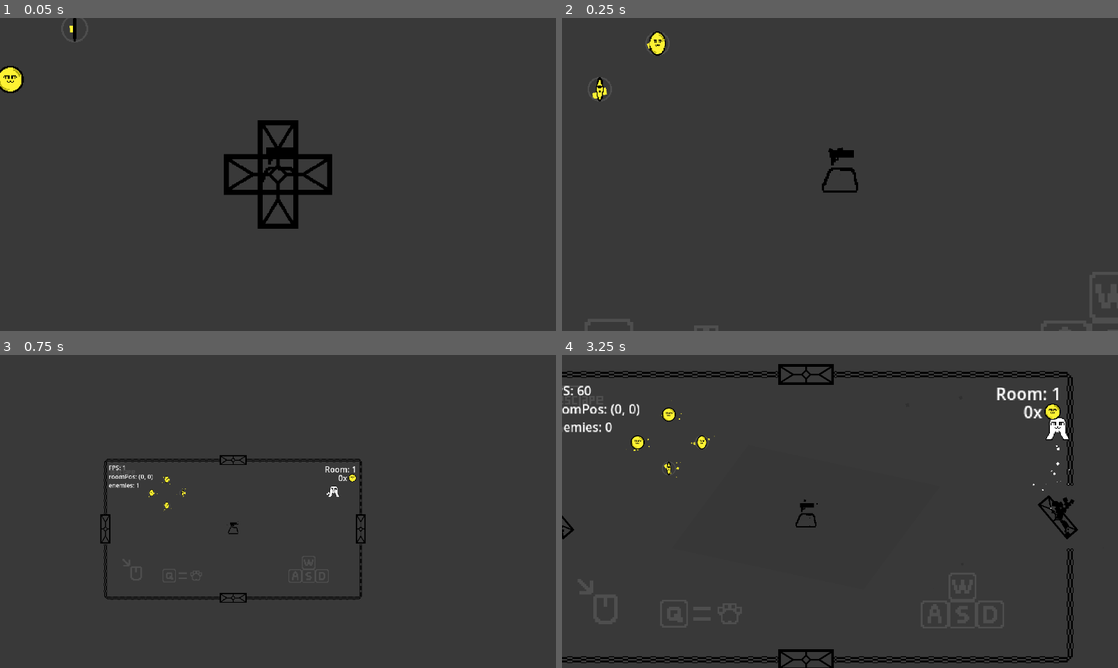
Above: before the commit, frames 1-4 (two rows, left to right).
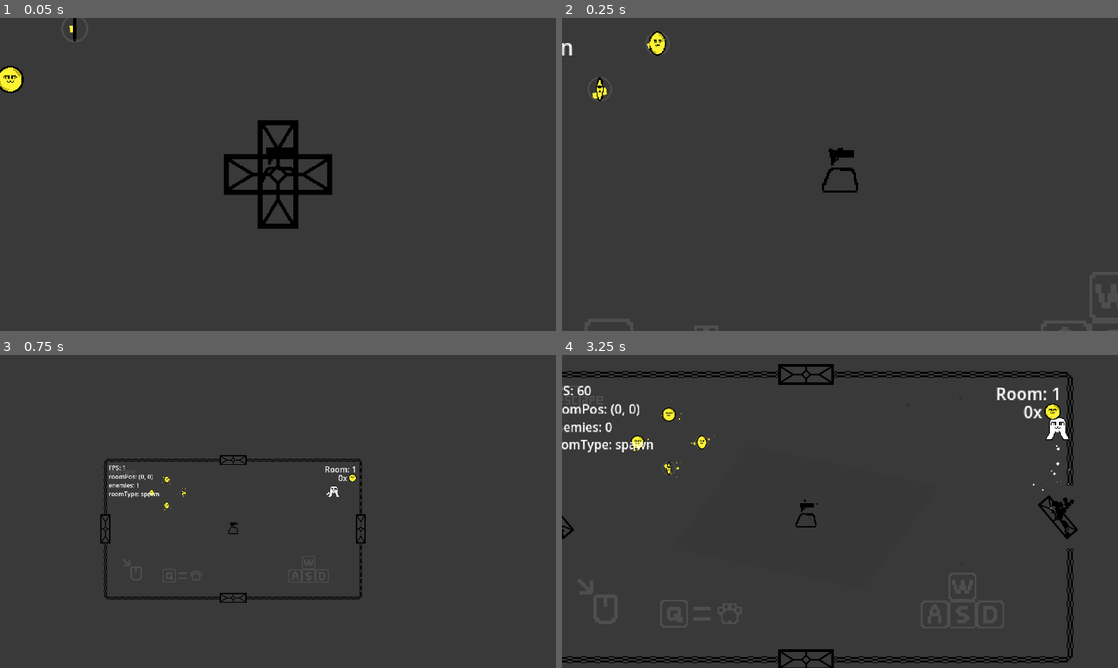
Above: after the commit, the same moments.

Repository: Jurgwem/roguelike
Game: Godot game, scene res://SCENES/game.tscn
The game is run twice, just before and just after one commit, with the same random seed, the same clock (stepped at 60 frames per second) and the same inputs. This scene is started directly instead of the project's main scene.
Inputs (mouse positions are in pixels of both pictures, inside the frame that each line leads up to):
- Up to frame 1 (0.05 s): no input
- Up to frame 2 (0.25 s): no input
- Up to frame 3 (0.75 s): move the mouse to (400, 495) at 0.52 s; hold D (right) from 0.53 s (still down); tap Alt (dev) at 0.6 s
- Up to frame 4 (3.25 s): move the mouse to (728, 527) at 1.27 s; release D (right) at 1.28 s; hold S (down) 1.28-2.03 s; click (728, 527) at 1.35 s; move the mouse to (895, 442) at 2.02 s; hold D (right) 2.03-2.78 s; tap Q (unequip) at 2.1 s; tap Enter at 2.75 s; move the mouse to (812, 574) at 2.77 s; hold W (up) from 2.78 s (still down); tap Alt (dev) at 2.85 s

Frame 1 is identical in both runs. In frame 2, less than 0.1% of the frame differs, in the area x 0-2%, y 8-12%; in frame 3, less than 0.1%; in frame 4, 0.3%, in the area x 0-17%, y 27-32%.

Commit message:
setup room types

Diff:
--- a/ENEMIES/bat.gd
+++ b/ENEMIES/bat.gd
@@ -45,7 +45,6 @@
 			if rotation_degrees >= 45:
 				scale = lerp(scale, scale - Vector2(0.5, 0.5), 10 * delta);
 				if scale <= Vector2(0, 0):
-					print("die");
 					gm.enemyCount -= 1;
 					queue_free();
 
--- a/SCENES/game.tscn
+++ b/SCENES/game.tscn
@@ -566,6 +566,14 @@
 scale = Vector2(1.76421, 1.79732)
 text = "enemies: "
 
+[node name="roomType" type="Label" parent="gameManager/UI"]
+offset_left = -593.0
+offset_top = -189.0
+offset_right = -519.0
+offset_bottom = -166.0
+scale = Vector2(1.76421, 1.79732)
+text = "roomType: spawn"
+
 [node name="WorldEnvironment" type="WorldEnvironment" parent="."]
 environment = SubResource("Environment_noa8x")
 
--- a/SCRIPTS/default_bullet.gd
+++ b/SCRIPTS/default_bullet.gd
@@ -35,7 +35,7 @@
 func _on_area_2d_body_entered(body: Node2D) -> void:
 	if body.is_in_group("enemy"):
 		body.health -= damage;
-		print(body.name, " Hit!", " health: ", body.health);
+		#print(body.name, " Hit!", " health: ", body.health);
 		queue_free();
 	if body.name != "player":
 		queue_free();
--- a/SCRIPTS/door.gd
+++ b/SCRIPTS/door.gd
@@ -82,6 +82,6 @@
 			if scale <= Vector2(0, 0):
 				get_parent().queue_free();
 		elif hasRun:
-			print("Door not open")
+			#print("Door not open")
 			gm.randomDoor += 1;
 			makeUseless = true;
--- a/SCRIPTS/game_manager.gd
+++ b/SCRIPTS/game_manager.gd
@@ -4,6 +4,7 @@
 
 signal finishedTransitionFade;
 
+var roomType : String = "spawn";
 var roomPos : Vector2 = Vector2(0, 0);
 var doorDirection : String = "none";
 var doorCounter : int = 0;
@@ -65,8 +66,10 @@
 		$UI/FPS.text = str("FPS: ", Engine.get_frames_per_second());
 		$UI/roomPos.text = str("roomPos: ", roomPos);
 		$UI/enemyCount.text = str("enemies: ", enemyCount);
+		$UI/roomType.text = str("roomType: ", roomType);
 	else:
 		$UI/FPS.visible = false;
 		$UI/roomPos.visible = false;
 		$UI/enemyCount.visible = false;
+		$UI/roomType.visible = false;
 	pass
--- a/SCRIPTS/room.gd
+++ b/SCRIPTS/room.gd
@@ -3,11 +3,21 @@
 @onready var spawnpoint : Node2D = get_node("/root/game/spawnCenter/spawnPoint");
 
 var batRess : Resource= load("res://ENEMIES/bat.tscn");
+var chance : float = randf();
 
 var x : int = 0;
 var y : int = 0;
 
 func _ready() -> void:
+	print("roomType odds: ", chance);
+	if gm.roomCount % 10 == 0:
+		gm.roomType = "boss";
+	elif chance > 0.9:
+		gm.roomType = "gamble";
+	elif chance > 0.75:
+		gm.roomType = "loot";
+	else:
+		gm.roomType = "enemy";
 	gm.hasDoor = false;
 	gm.randomDoor = 0;
 	if gm.nextRoom == "left" or gm.nextRoom == "right":
@@ -23,13 +33,14 @@
 		else:
 			y = gm.roomPos.y - gm.vert;
 	position = Vector2(x, y);
-	await get_tree().create_timer(randf() * 0.5).timeout;
-	print("-=-=- ENEMY COUNTS -=-=-")
-	print("BAT: ", floor(gm.roomCount * 0.8), ", ACTUAL: ", gm.roomCount * 0.8);
-	print("-=-=- ENEMY COUNTS -=-=-")
-	for i in floor(gm.roomCount * 0.8):
-		var bat : Node2D= batRess.instantiate();
-		add_child(bat);
+	if gm.roomType == "enemy":
+		await get_tree().create_timer(randf() * 0.5).timeout;
+		print("-=-=- ENEMY COUNTS -=-=-")
+		print("BAT: ", floor(gm.roomCount * 0.8), ", ACTUAL: ", gm.roomCount * 0.8);
+		print("-=-=- ENEMY COUNTS -=-=-")
+		for i in floor(gm.roomCount * 0.8):
+			var bat : Node2D= batRess.instantiate();
+			add_child(bat);
 	await get_tree().create_timer(3).timeout;
 	gm.enemyCount -= 1;
 	#$CollisionPolygon2D.disabled = false;
--- a/SCRIPTS/start_button.gd
+++ b/SCRIPTS/start_button.gd
@@ -44,6 +44,7 @@
 	playedFadeIn = true;
 
 func _on_button_button_down() -> void:
+	$startButton.modulate = Color(0.5, 0.5, 0.5);
 	playedFadeIn = false;
 	playedFadeOut = true;
 	pass # Replace with function body.
